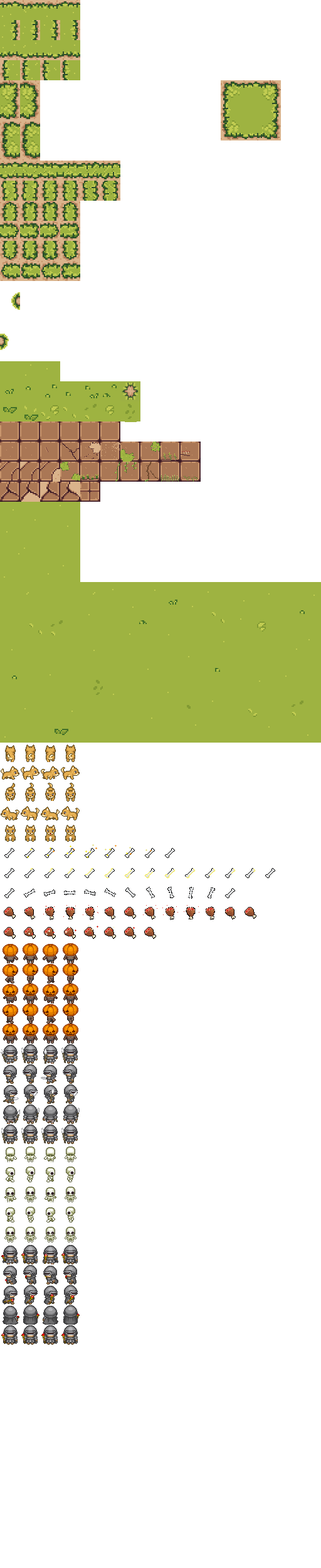
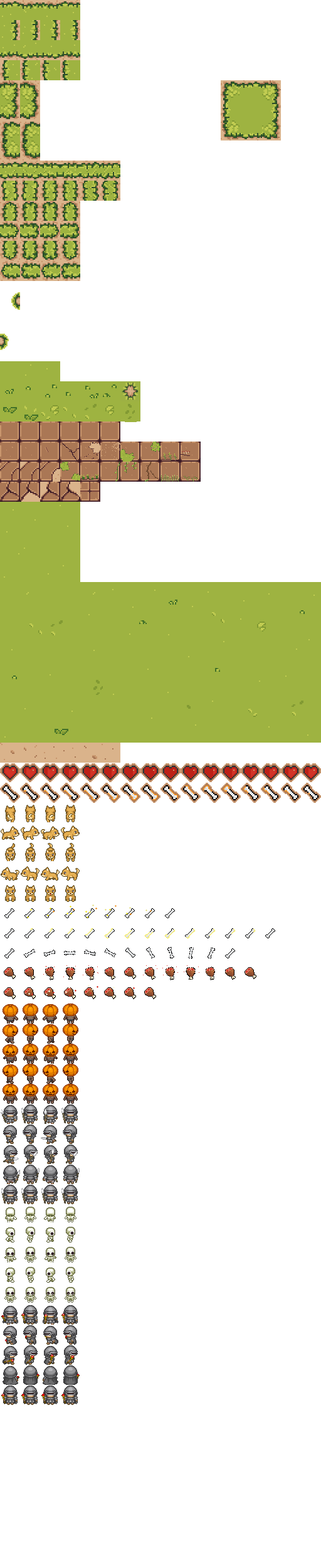
Two versions of the same layered image (321×1568). Layer-by-layer changes:
painted on "tiles.png copy #7" over <box>0,742,321,1405</box>
